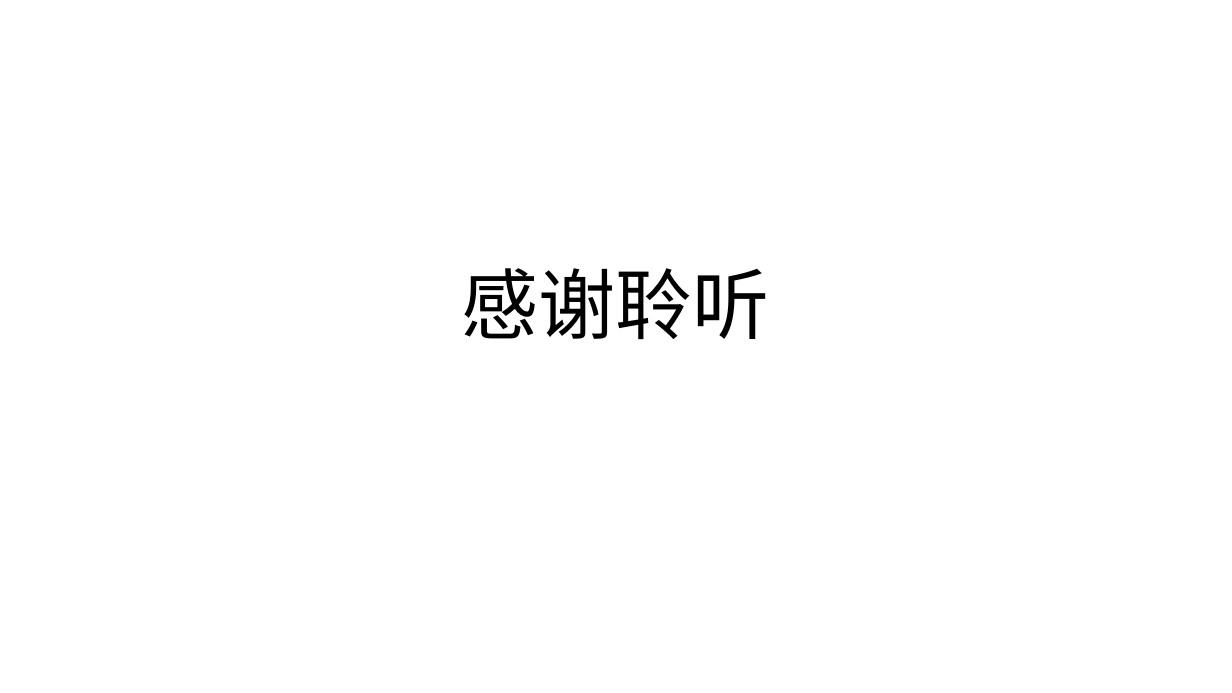
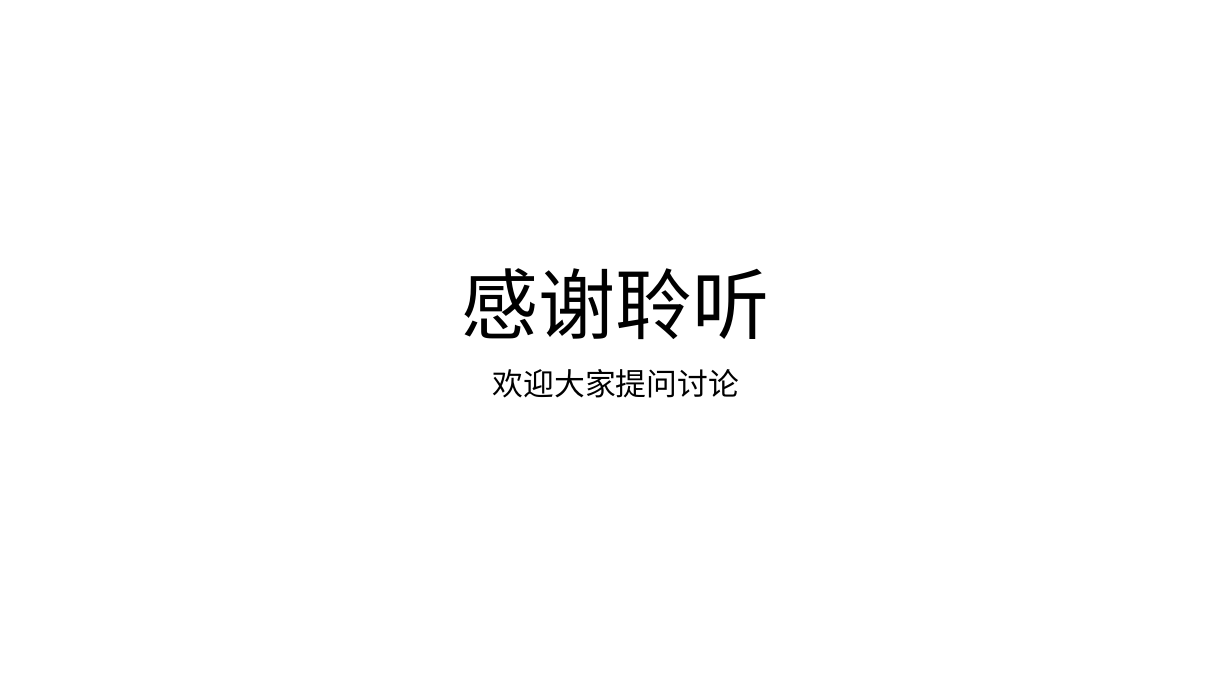
Before and after one commit to SakigamiYang/PyCon, a slide deck: slide 23 of PyCon2023/LLM+RAG企业落地-Ai兔兔.pptx (slide 22 before the commit). Drawn at 1232x693 pixels with LibreOffice and Linux fonts; fonts in the diff are those of the drawing. Boxes give left, top, right and bottom in pixels: in the first picture for what was removed or moved away, otherwise in the second. Text is boxed around its words. In the diff, an @@ line names an element or a change of style, - is before the commit and + after.

```diff
--- a/PyCon2023/LLM+RAG企业落地-Ai兔兔.pptx
+++ b/PyCon2023/LLM+RAG企业落地-Ai兔兔.pptx
@@ subtitle added at <box>493,369,739,398</box>, 24 pt, text #000000 @@
+欢迎大家提问讨论
```
Also in this commit, not shown: 15 other slides changed, 2 slides added, 1 slide removed.
